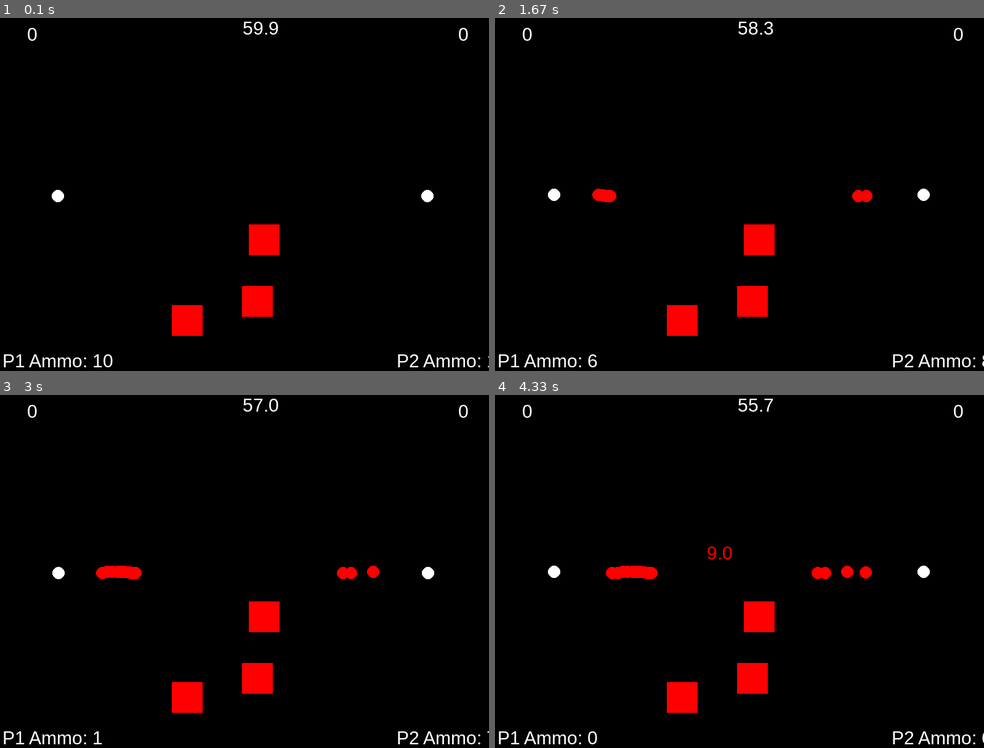
Above: before the commit, frames 1-4 (two rows, left to right).
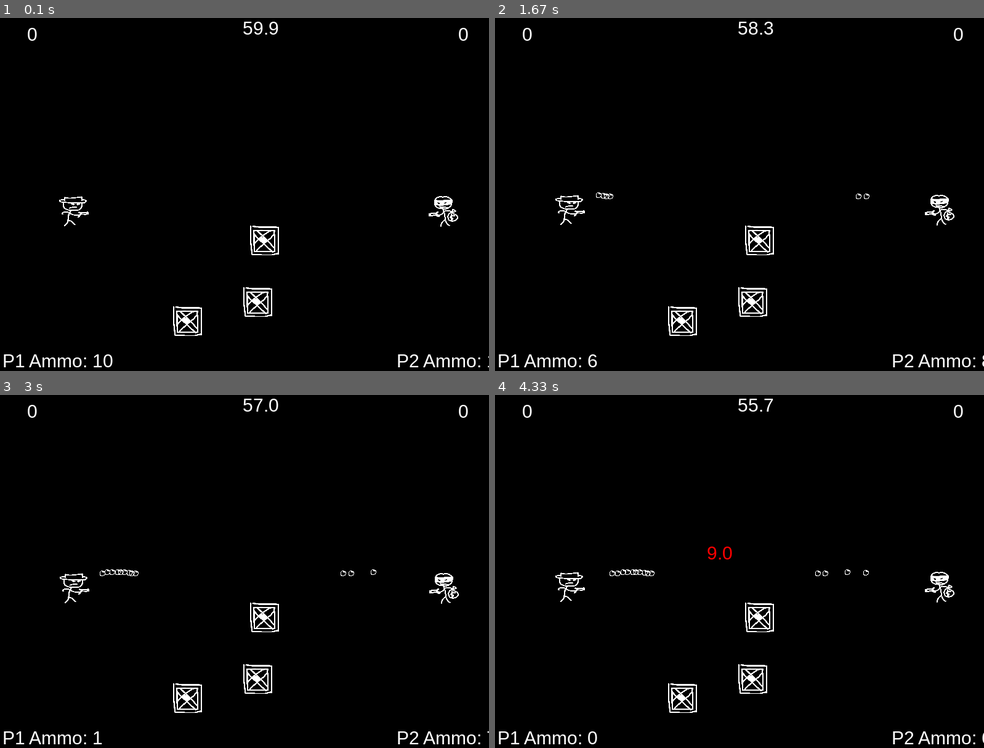
Above: after the commit, the same moments.

Repository: Nicuribeg/CGT115-Repo
Game: pygame game, started from Gunfight/main.py
The game is run twice, just before and just after one commit, with the same random seed, the same clock (stepped at 60 frames per second) and the same inputs.
Inputs:
- Up to frame 1 (0.1 s): no input
- Up to frame 2 (1.67 s): tap Right Shift at 0.33, 0.82 s; hold Right 0.67-1.13 s; hold D 0.67-1.13 s; tap Shift at 0.73, 1.03, 1.23, 1.57 s; hold Up 1.17-1.47 s; hold W 1.17-1.47 s; hold Right from 1.5 s (still down); hold D from 1.5 s (still down)
- Up to frame 3 (3 s): tap Shift at 1.87, 2.07, 2.37, 2.63, 2.97 s; release Right at 1.97 s; release D at 1.97 s; hold Left 2-2.53 s; hold A 2-2.53 s; tap Right Shift at 2.15 s; hold Down 2.57-2.87 s; hold S 2.57-2.87 s; hold Left from 2.9 s (still down); hold A from 2.9 s (still down)
- Up to frame 4 (4.33 s): tap Shift at 3.27, 3.4, 3.8, 4.1 s; release Left at 3.3 s; release A at 3.3 s; hold Up 3.33-3.7 s; hold W 3.33-3.7 s; tap Right Shift at 3.48 s; hold Right from 3.73 s (still down); hold D from 3.73 s (still down)

The runs differ from the first frame. In frame 1, 2.1% of the frame differs, in the area x 10-94%, y 48-91%; in frame 2, 2.4%; in frame 3, 2.6%; in frame 4, 2.7%.

Commit message:
Finished Prototype

Diff:
--- a/Gunfight/main.py
+++ b/Gunfight/main.py
@@ -29,6 +29,24 @@
 game_over = False
 winner_message = ""
 
+pygame.init()
+pygame.font.init()
+screen = pygame.display.set_mode((800, 600))
+
+obstacle_size = (50,50)
+
+try:
+    raw_img = pygame.image.load('obs3.png').convert_alpha()
+    obstacle_img = pygame.transform.scale(raw_img, obstacle_size)
+except FileNotFoundError as e:
+    print(f"Warning: Missing obstacle image: {e}")
+    obstacle_img = pygame.Surface((50, 50))
+    obstacle_img.fill((255, 0, 0))
+
+
+
+space = pymunk.Space()
+space.gravity = (0, 0)
 
 def roundtimer():
     global timer_active
@@ -121,8 +139,20 @@
 def create_static_obstacles():
     global obstacles
 
-    for body, shape in obstacles:
-        space.remove(shape, body)
+    shapes_to_remove = []
+    bodies_to_remove = []
+
+    for shape in space.shapes:
+        if shape.collision_type == COLLTYPE_OBSTACLE:
+            shapes_to_remove.append(shape)
+            bodies_to_remove.append(shape.body)
+
+    for i in range(len(shapes_to_remove)):
+        try:
+            space.remove(shapes_to_remove[i], bodies_to_remove[i])
+        except Exception:
+            pass
+
     obstacles = []
 
     for _ in range(3):
@@ -137,25 +167,37 @@
         shape.filter = pymunk.ShapeFilter(categories=CAT_PLAYER, mask=CAT_BULLET)
 
         space.add(body, shape)
+
         obstacles.append((body, shape))
 
 
-#Initializing the game
-pygame.init()
-pygame.font.init()
-screen = pygame.display.set_mode((800, 600))
-space = pymunk.Space()
+#Creating static obstacles
 create_static_obstacles()
-space.gravity = (0, 0)
+
 #Load font
 font = pygame.font.SysFont('Arial', 30)
+
+#Start game timer
 game_timer_start = time.time()
 game_timer_active = True
+
+
+#Images
+p1_image = pygame.image.load("p1.png").convert_alpha()
+p2_image = pygame.image.load("p2.png").convert_alpha()
+bullet_image = pygame.image.load("bullet.png").convert_alpha()
+
+
+
+p1_image = pygame.transform.scale(p1_image, (50, 50))
+p2_image = pygame.transform.scale(p2_image, (50, 50))
+bullet_image = pygame.transform.scale(bullet_image, (10, 10))
+
 
 #Player 1 creation
 circle_body_1 = pymunk.Body(body_type=pymunk.Body.KINEMATIC)
 circle_body_1.position = (100, 300)
-circle_shape_1 = pymunk.Circle(circle_body_1, 10)
+circle_shape_1 = pymunk.Circle(circle_body_1, 40)
 circle_shape_1.collision_type = COLLTYPE_PLAYER
 circle_shape_1.filter = pymunk.ShapeFilter(categories=CAT_PLAYER, mask=CAT_BULLET)
 space.add(circle_body_1, circle_shape_1)
@@ -163,7 +205,7 @@
 #Player 2 creation
 circle_body_2 = pymunk.Body(body_type=pymunk.Body.KINEMATIC)
 circle_body_2.position = (700, 300)
-circle_shape_2 = pymunk.Circle(circle_body_2, 10)
+circle_shape_2 = pymunk.Circle(circle_body_2, 40)
 circle_shape_2.collision_type = COLLTYPE_PLAYER
 circle_shape_2.filter = pymunk.ShapeFilter(categories=CAT_PLAYER, mask=CAT_BULLET)
 space.add(circle_body_2, circle_shape_2)
@@ -356,26 +398,31 @@
     screen.fill((0, 0, 0))
     circle1X = int(circle_body_1.position.x)
     circle1Y = int(circle_body_1.position.y)
-    pygame.draw.circle(screen, (255, 255, 255), (circle1X, circle1Y), 10)
+    #pygame.draw.circle(screen, (255, 255, 255), (circle1X, circle1Y), 10)
+    screen.blit(p1_image, (circle1X, circle1Y))
     MovePlayer2(circle_body_2, circle_shape_2, leftArrowDown, rightArrowDown, downArrowDown, upArrowDown)
     circle2X = int(circle_body_2.position.x)
     circle2Y = int(circle_body_2.position.y)
-    pygame.draw.circle(screen, (255, 255, 255), (circle2X, circle2Y), 10)
+    #pygame.draw.circle(screen, (255, 255, 255), (circle2X, circle2Y), 10)
+    screen.blit(p2_image,(circle2X, circle2Y))
 
     #Draws Obstacles
     for body, shape in obstacles:
-        x = int(body.position.x)
-        y = int(body.position.y)
-        pygame.draw.rect(screen, (255,0,0) ,(x-25,y-25,50,50))
+        x = int(body.position.x -25)
+        y = int(body.position.y -25)
+        screen.blit(obstacle_img, (x, y))
 
     #Draws bullets for each player
     for bullet in bullets_1:
         pos = bullet.position
-        pygame.draw.circle(screen, (255, 0, 0), (int(pos.x), int(pos.y)), 10)
+        bullet1X = int(pos.x - 5)
+        bullet1Y = int(pos.y - 5)
+        screen.blit(bullet_image, (bullet1X, bullet1Y))
     for bullet in bullets_2:
         pos = bullet.position
-        pygame.draw.circle(screen, (255, 0, 0), (int(pos.x), int(pos.y)), 10)
-
+        bullet2X = int(pos.x - 5)
+        bullet2Y = int(pos.y - 5)
+        screen.blit(bullet_image, (bullet2X, bullet2Y))
     #Renders UI texts
     ammo_text1 = font.render(f"P1 Ammo: {ammo_1}", True, (255, 255, 255))
     ammo_text2 = font.render(f"P2 Ammo: {ammo_2}", True, (255, 255, 255))
@@ -403,8 +450,11 @@
 
     #Function that resets the round
     def reset_round():
-        global round_reset_pending, score_1, score_2
-        global bullets_1, bullets_2
+        global round_reset_pending
+        global score_1
+        global score_2
+        global bullets_1
+        global bullets_2
 
 
         circle_body_1.position = start_position_p1
@@ -412,8 +462,8 @@
 
         for shape in list(space.shapes):
             if shape.collision_type == COLLTYPE_BULLET:
-                body = shape.body
-                space.remove(shape, body)
+                if shape.body in space.bodies:
+                    space.remove(shape, shape.body)
 
         bullets_1.clear()
         bullets_2.clear()
Binary file added: Gunfight/bullet.png
Binary file added: Gunfight/obs1.png
Binary file added: Gunfight/obs2.png
Binary file added: Gunfight/obs3.png
Binary file added: Gunfight/p1.png
Binary file added: Gunfight/p2.png
